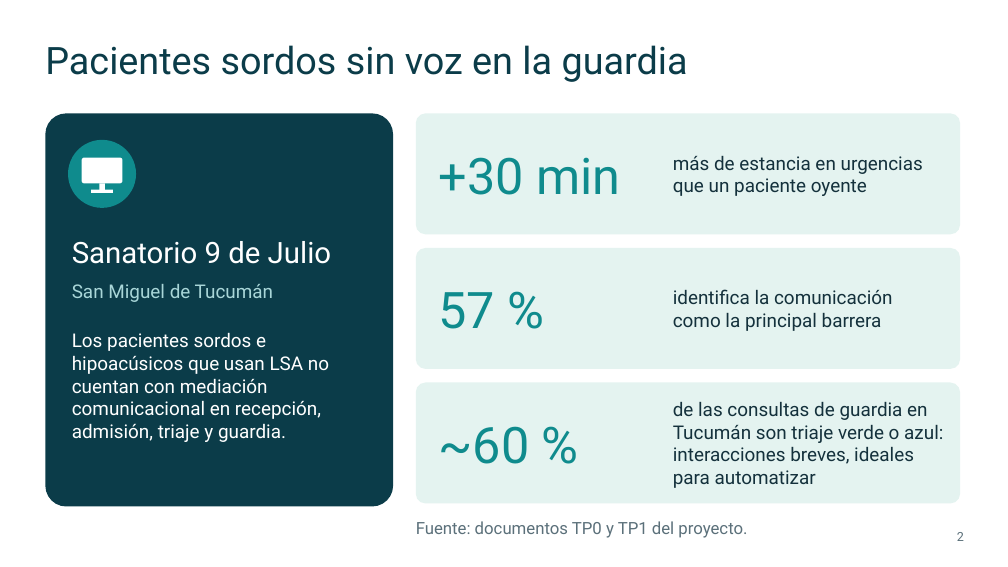
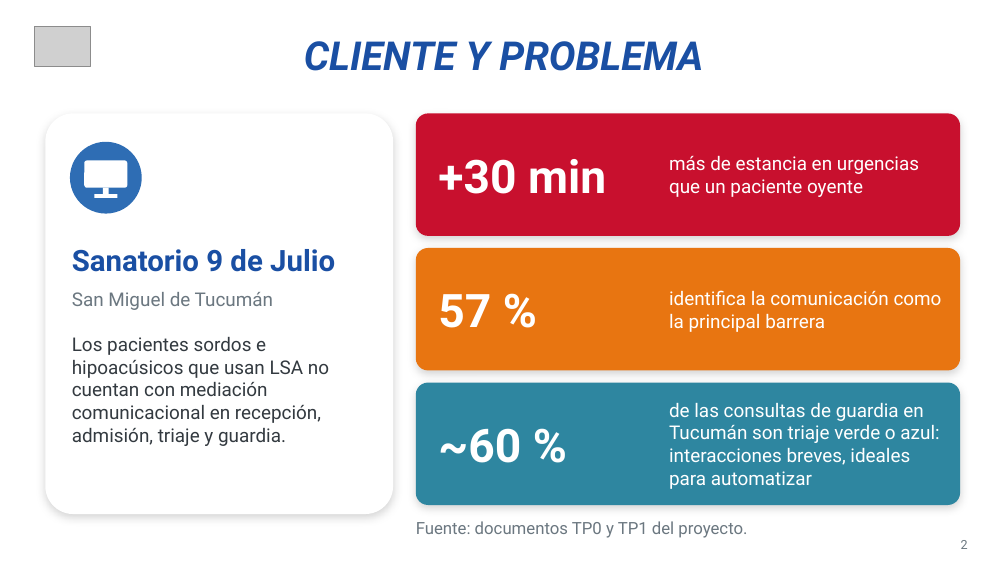
Before and after one commit to santinohamada/Nexora, a slide deck: slide 2 of docs/TP9/TP9_Presentacion_LSA Salud.pptx. Drawn at 1008x567 pixels with LibreOffice and Linux fonts; fonts in the diff are those of the drawing; grey boxes stand for pictures; background and template pictures are left out. Boxes give left, top, right and bottom in pixels: in the first picture for what was removed or moved away, otherwise in the second. Text is boxed around its words. In the diff, an @@ line names an element or a change of style, - is before the commit and + after.

```diff
--- a/docs/TP9/TP9_Presentacion_LSA Salud.pptx
+++ b/docs/TP9/TP9_Presentacion_LSA Salud.pptx
@@ picture added at (x1=34, y1=26, x2=91, y2=67) @@
@@ text removed at (x1=45, y1=45, x2=688, y2=82) @@
-Pacientes sordos sin voz en la guardia
@@ text added at (x1=304, y1=41, x2=703, y2=71), 38 pt, text #1A4FA3, bold, italic @@
+CLIENTE Y PROBLEMA
@@ rounded rectangle resized from (x1=45, y1=113, x2=393, y2=507) to (x1=45, y1=113, x2=393, y2=514) @@
@@ rounded rectangle at (x1=45, y1=113, x2=393, y2=514): fill #0B3C49 to #FFFFFF; shadow on; proportions changed @@
@@ rounded rectangle moved from (x1=416, y1=248, x2=960, y2=369) to (x1=416, y1=113, x2=960, y2=236) @@
@@ rounded rectangle at (x1=416, y1=113, x2=960, y2=236): fill #E4F3F0 to #C8102E; shadow on; proportions changed @@
@@ rounded rectangle removed at (x1=416, y1=113, x2=960, y2=234) @@
@@ ellipse resized from (x1=68, y1=140, x2=136, y2=208) to (x1=70, y1=142, x2=141, y2=214) @@
@@ ellipse at (x1=70, y1=142, x2=141, y2=214): fill #0F8B8D to #2E6DB4 @@
@@ text colour #14313C to #FFFFFF in 3 elements at (x1=669, y1=290, x2=942, y2=332), (x1=669, y1=403, x2=939, y2=489), (x1=669, y1=155, x2=919, y2=197) @@
@@ rounded rectangle moved from (x1=82, y1=157, x2=123, y2=183) to (x1=84, y1=160, x2=127, y2=188) @@
@@ rectangle moved from (x1=91, y1=190, x2=113, y2=193) to (x1=95, y1=194, x2=117, y2=198) @@
@@ rectangle moved from (x1=99, y1=184, x2=104, y2=191) to (x1=103, y1=188, x2=109, y2=195) @@
@@ text "Sanatorio 9 de Julio" moved from (x1=72, y1=241, x2=331, y2=264) to (x1=72, y1=249, x2=335, y2=272) @@
@@ text "Sanatorio 9 de Julio" at (x1=72, y1=249, x2=335, y2=272): text colour #FFFFFF to #1A4FA3, bold on @@
@@ rounded rectangle moved from (x1=416, y1=383, x2=960, y2=504) to (x1=416, y1=248, x2=960, y2=371) @@
@@ rounded rectangle at (x1=416, y1=248, x2=960, y2=371): fill #E4F3F0 to #E87511; shadow on; proportions changed @@
@@ text "San Miguel de Tucumán" moved from (x1=72, y1=284, x2=273, y2=302) to (x1=72, y1=292, x2=273, y2=310) @@
@@ text "San Miguel de Tucumán" at (x1=72, y1=292, x2=273, y2=310): text colour #A9D6D8 to #6B7780 @@
@@ text "Los pacientes sordos e hipoacúsicos ..." at (x1=72, y1=337, x2=329, y2=446): text colour #FFFFFF to #333A40 @@
@@ rounded rectangle added at (x1=416, y1=383, x2=960, y2=505), fill #2E86A0 @@
@@ size 48 to 44 pt, text colour #0F8B8D to #FFFFFF, bold on in 3 elements at (x1=438, y1=159, x2=606, y2=194), (x1=438, y1=294, x2=491, y2=328), (x1=438, y1=428, x2=521, y2=463) @@
@@ text "Fuente: documentos TP0 y TP1 ..." at (x1=416, y1=521, x2=747, y2=538): text colour #5B707A to #6B7780 @@
@@ page number at (x1=961, y1=540, x2=968, y2=549): text colour #5B707A to #6B7780 @@
@@ page number moved from (x1=957, y1=532, x2=964, y2=541) to (x1=961, y1=540, x2=968, y2=549) @@
```
Also in this commit, not shown: 11 other slides changed, 1 other file.
